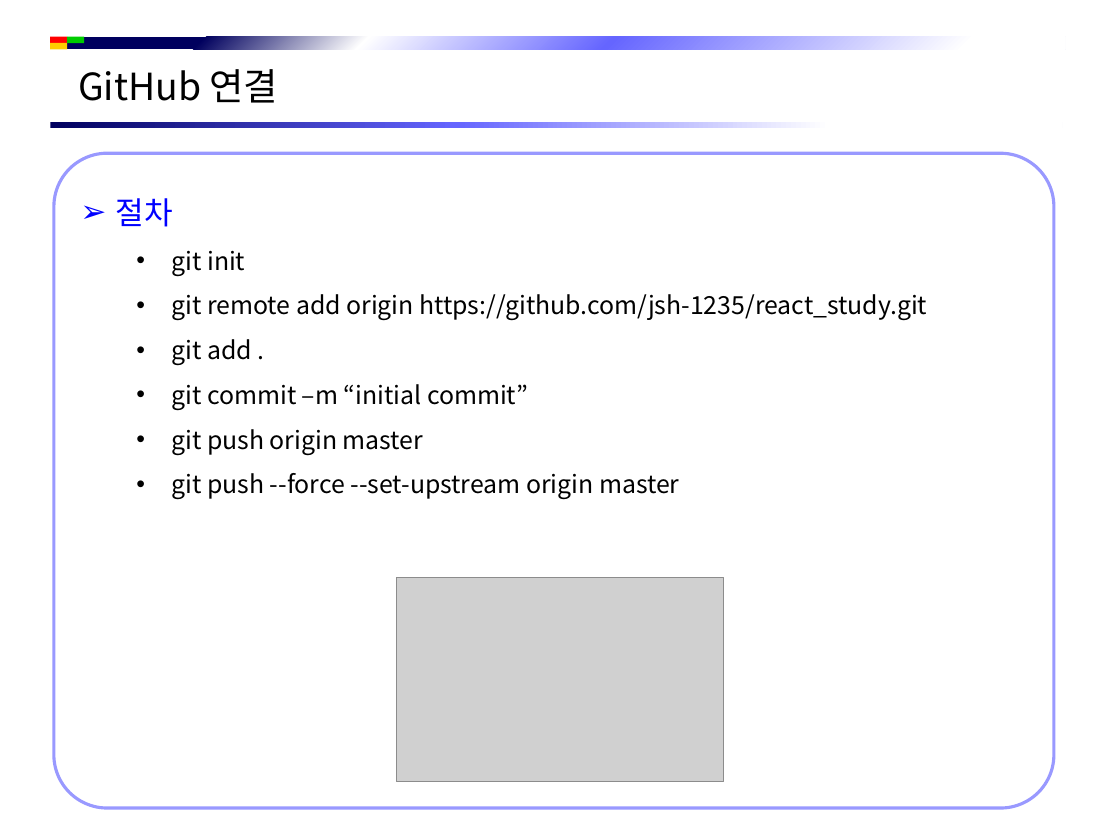
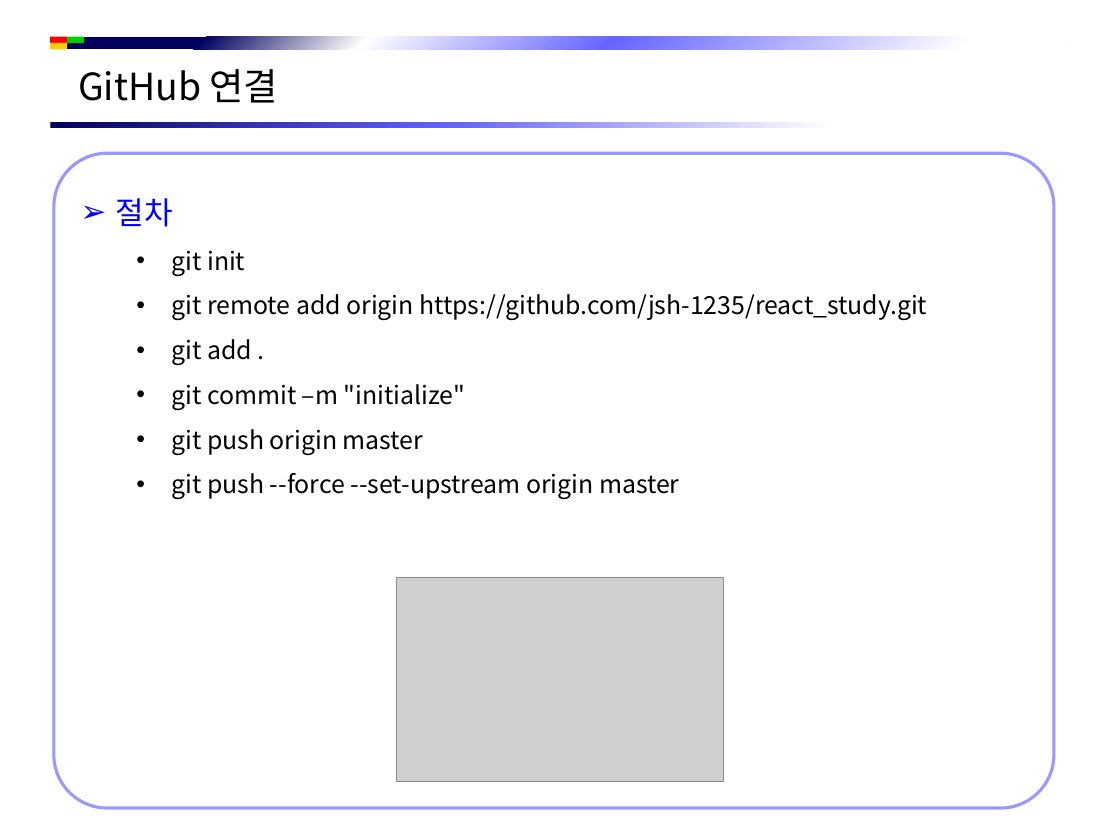
Before and after one commit to jsh-1235/Document, a slide deck: slide 8 of Back-End/NodeJS/NodeJS 시작 하기.pptx. Drawn at 1120x840 pixels with LibreOffice and Linux fonts; fonts in the diff are those of the drawing; grey boxes stand for pictures; background and template pictures are left out. Boxes give left, top, right and bottom in pixels: in the first picture for what was removed or moved away, otherwise in the second. Text is boxed around its words. In the diff, an @@ line names an element or a change of style, - is before the commit and + after.

```diff
--- a/Back-End/NodeJS/NodeJS 시작 하기.pptx
+++ b/Back-End/NodeJS/NodeJS 시작 하기.pptx
@@ text in rounded rectangle at [171, 384, 466, 410]: text changed @@
-  • git commit –m “initial commit”
+  • git commit –m "initialize"
```
Also in this commit, not shown: 3 other slides changed, 13 other files.
